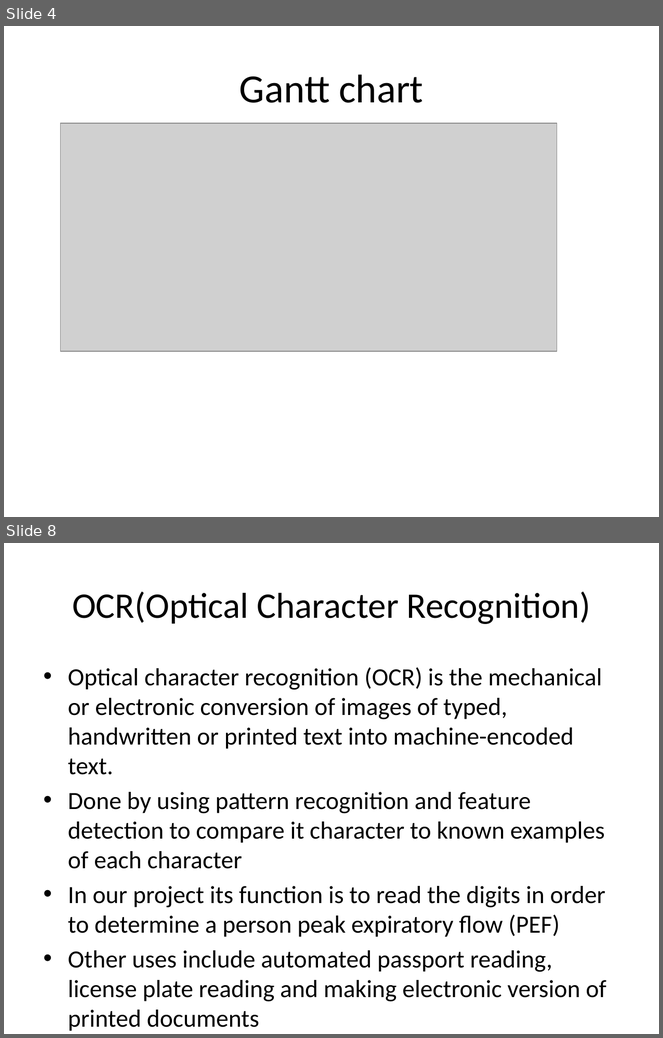
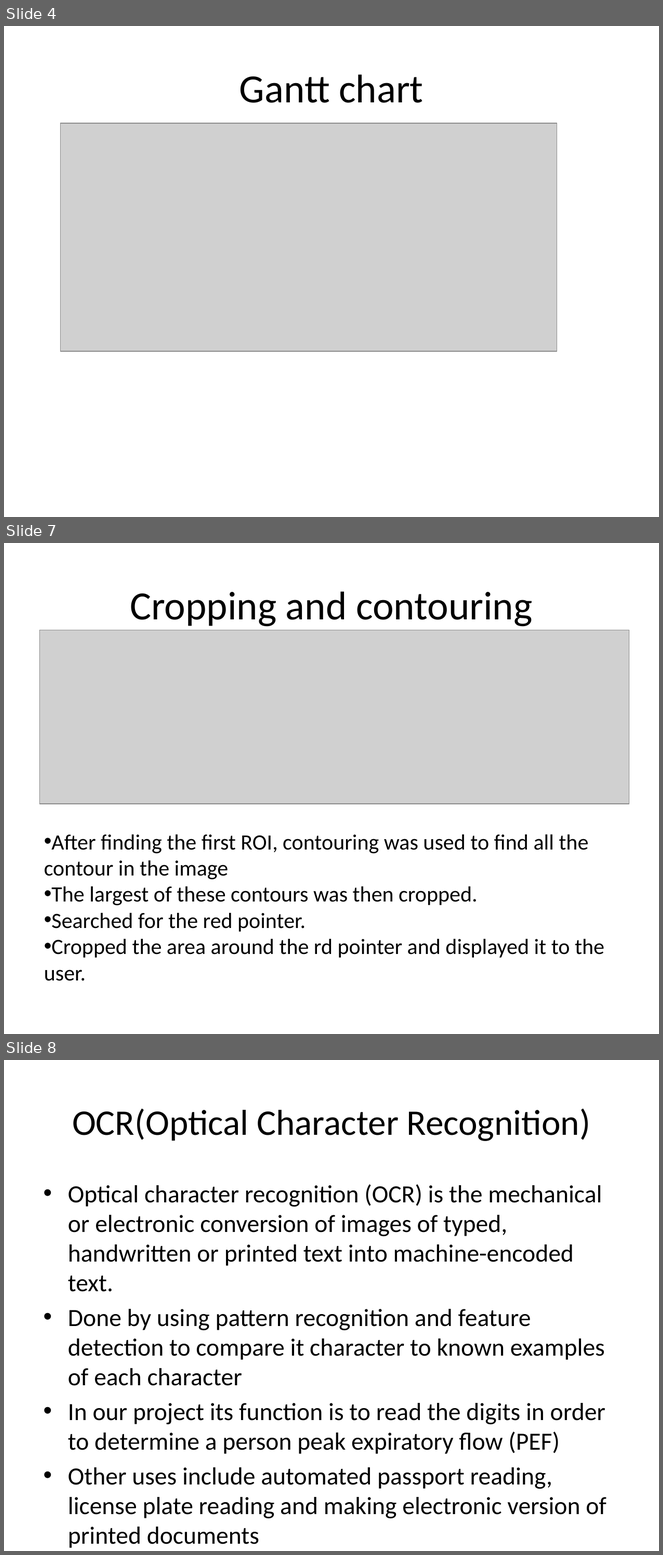
Before and after one commit to MichaelKane428/ImageProcessing, a slide deck: imagePro.pptx. Shown one above the other, each under a label of ours: slides 4 and 8 before the commit, slides 4, 7 and 8 after it; the slides between them are not shown. The pictures are 663x1038 and 663x1555 pixels, drawn with LibreOffice and Linux fonts; fonts in the diff are those of the drawing; grey boxes stand for pictures. Boxes give left, top, right and bottom in pixels: in the first picture for what was removed or moved away, otherwise in the second. Text is boxed around its words. In the diff, an @@ line names an element or a change of style, - is before the commit and + after.

```diff
--- a/imagePro.pptx
+++ b/imagePro.pptx
@@ slide 7 added at bbox=[4, 543, 659, 1034], background #FFFFFF @@
@@ title added at bbox=[130, 591, 532, 627], 44 pt, text #000000 @@
+Cropping and contouring
@@ picture added at bbox=[40, 630, 630, 805] @@
@@ text added at bbox=[44, 834, 605, 981], 24 pt, text #000000 @@
+• After finding the first ROI, contouring was used to find all the contour in the image
+• The largest of these contours was then cropped.
+• Searched for the red pointer.
+• Cropped the area around the rd pointer and displayed it to the user.
```
Also in this commit, not shown: 4 slides changed, 1 other slide added, 1 slide removed, 2 other files.
